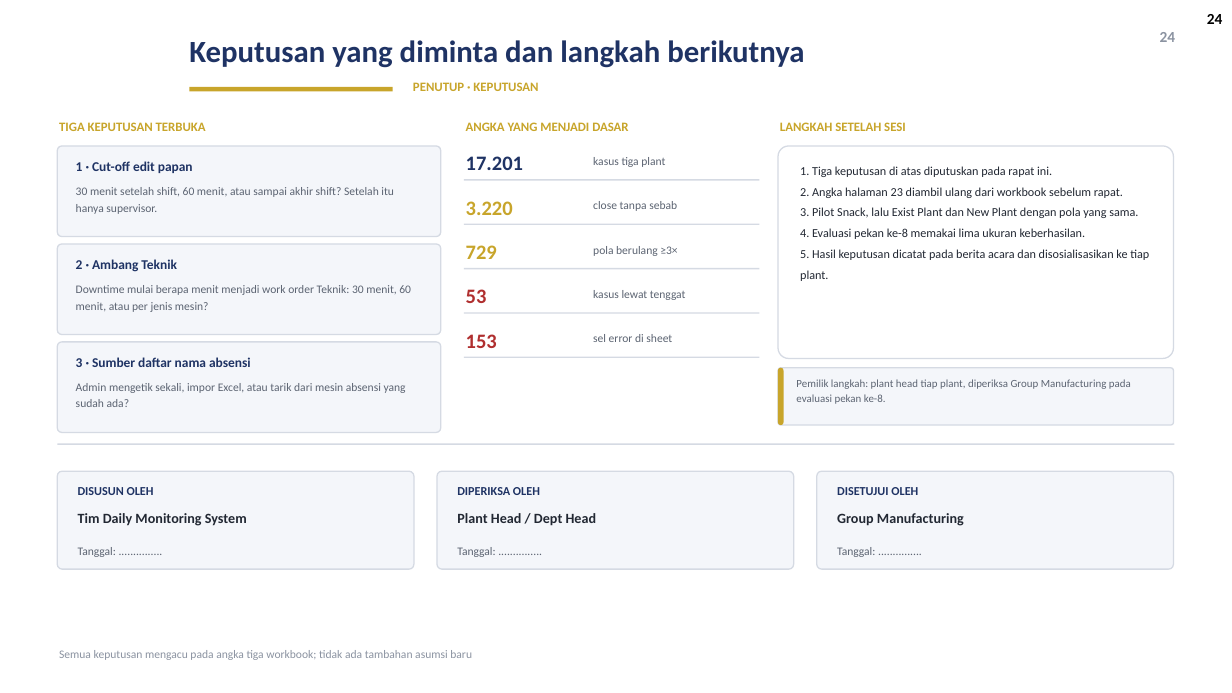
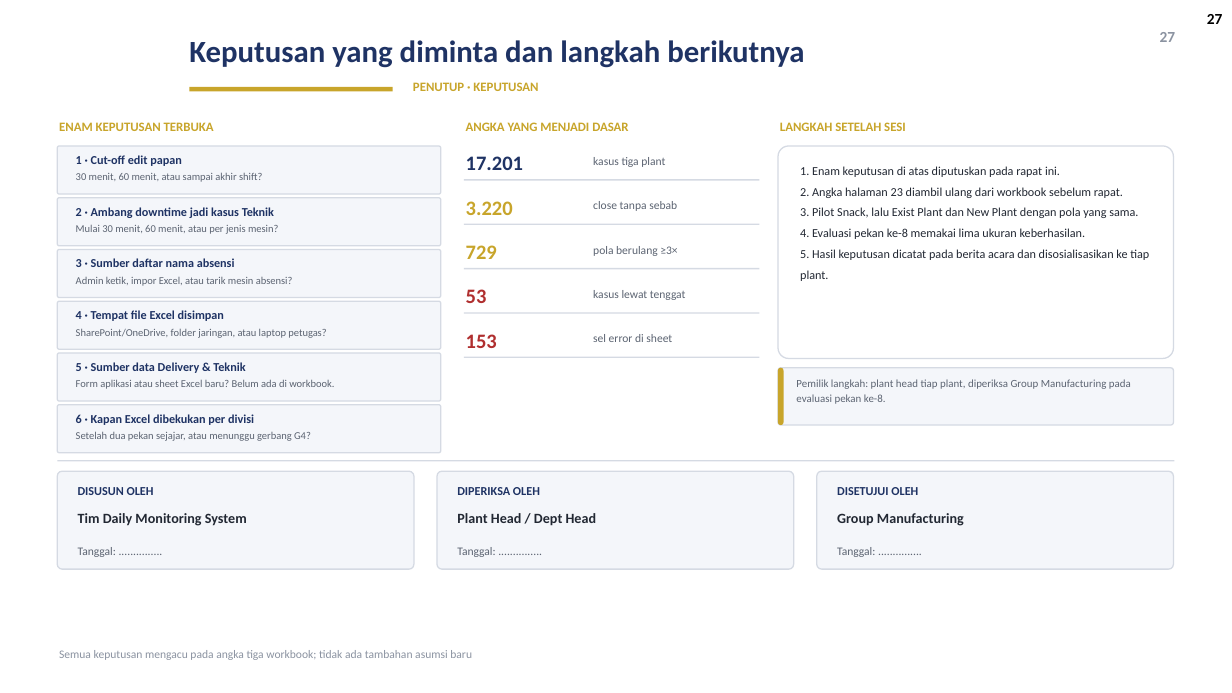
Before and after one commit to GalaxyDust/DailyMonitoringSystem_App, a slide deck: slide 27 of docs/laporan/DMS_Digitalisasi_v1.pptx (slide 24 before the commit). Drawn at 1232x693 pixels with LibreOffice and Linux fonts; fonts in the diff are those of the drawing; background and template pictures are left out. Boxes give left, top, right and bottom in pixels: in the first picture for what was removed or moved away, otherwise in the second. Text is boxed around its words. In the diff, an @@ line names an element or a change of style, - is before the commit and + after.

```diff
--- a/docs/laporan/DMS_Digitalisasi_v1.pptx
+++ b/docs/laporan/DMS_Digitalisasi_v1.pptx
@@ page number at [1207, 14, 1223, 24]: text changed @@
-24
+27
@@ text at [1160, 32, 1176, 42]: text changed @@
-24
+27
@@ proportions changed in 3 elements at [57, 353, 441, 401], [57, 250, 441, 298], [57, 146, 441, 194] @@
@@ rounded rectangle: place and size @@
-rounded rectangle at [57, 146, 441, 237]
+rounded rectangle at [57, 146, 441, 194]
@@ text at [59, 122, 214, 131]: text changed @@
-TIGA KEPUTUSAN TERBUKA
+ENAM KEPUTUSAN TERBUKA
@@ text "1 · Cut-off edit papan" at [76, 155, 182, 166]: size 10.5 to 9.5 pt @@
@@ text at [76, 173, 262, 182]: text changed; size 9 to 8.2 pt @@
-30 menit setelah shift, 60 menit, atau sampai akhir shift? Setelah itu hanya supervisor.
+30 menit, 60 menit, atau sampai akhir shift?
@@ text at [800, 166, 1060, 177]: text changed @@
-1. Tiga keputusan di atas diputuskan pada rapat ini.
+1. Enam keputusan di atas diputuskan pada rapat ini.
@@ rounded rectangle added at [57, 198, 441, 246], fill #F4F6FA, outline #D5DAE3 1 pt @@
@@ text at [76, 207, 274, 218]: text changed; size 10.5 to 9.5 pt @@
-2 · Ambang Teknik
+2 · Ambang downtime jadi kasus Teknik
@@ text at [76, 225, 278, 234]: text changed; size 9 to 8.2 pt @@
-Downtime mulai berapa menit menjadi work order Teknik: 30 menit, 60 menit, atau per jenis mesin?
+Mulai 30 menit, 60 menit, atau per jenis mesin?
@@ rounded rectangle: place and size @@
-rounded rectangle at [57, 244, 441, 335]
+rounded rectangle at [57, 250, 441, 298]
@@ text "3 · Sumber daftar nama ..." at [76, 258, 235, 267]: size 10.5 to 9.5 pt @@
@@ text "3 · Sumber daftar nama ...": place and size @@
-text "3 · Sumber daftar nama ..." at [76, 357, 251, 367]
+text "3 · Sumber daftar nama ..." at [76, 258, 235, 267]
@@ text at [76, 277, 293, 286]: text changed; size 9 to 8.2 pt @@
-Admin mengetik sekali, impor Excel, atau tarik dari mesin absensi yang sudah ada?
+Admin ketik, impor Excel, atau tarik mesin absensi?
@@ rounded rectangle added at [57, 301, 441, 349], fill #F4F6FA, outline #D5DAE3 1 pt @@
@@ text added at [76, 310, 224, 321], 9.5 pt, text #1F3364, bold @@
+4 · Tempat file Excel disimpan
@@ text added at [76, 329, 326, 338], 8.2 pt, text #5C6472 @@
+SharePoint/OneDrive, folder jaringan, atau laptop petugas?
@@ rounded rectangle: place and size @@
-rounded rectangle at [57, 342, 441, 433]
+rounded rectangle at [57, 353, 441, 401]
@@ text added at [76, 362, 245, 373], 9.5 pt, text #1F3364, bold @@
+5 · Sumber data Delivery & Teknik
@@ text added at [76, 380, 334, 389], 8.2 pt, text #5C6472 @@
+Form aplikasi atau sheet Excel baru? Belum ada di workbook.
@@ rounded rectangle added at [57, 405, 441, 453], fill #F4F6FA, outline #D5DAE3 1 pt @@
@@ text added at [76, 414, 254, 425], 9.5 pt, text #1F3364, bold @@
+6 · Kapan Excel dibekukan per divisi
@@ text added at [76, 432, 311, 441], 8.2 pt, text #5C6472 @@
+Setelah dua pekan sejajar, atau menunggu gerbang G4?
@@ rectangle: place and size @@
-rectangle at [57, 444, 1175, 445]
+rectangle at [57, 460, 1175, 461]
```
Also in this commit, not shown: 2 other slides changed, 3 slides added, 17 other files.
